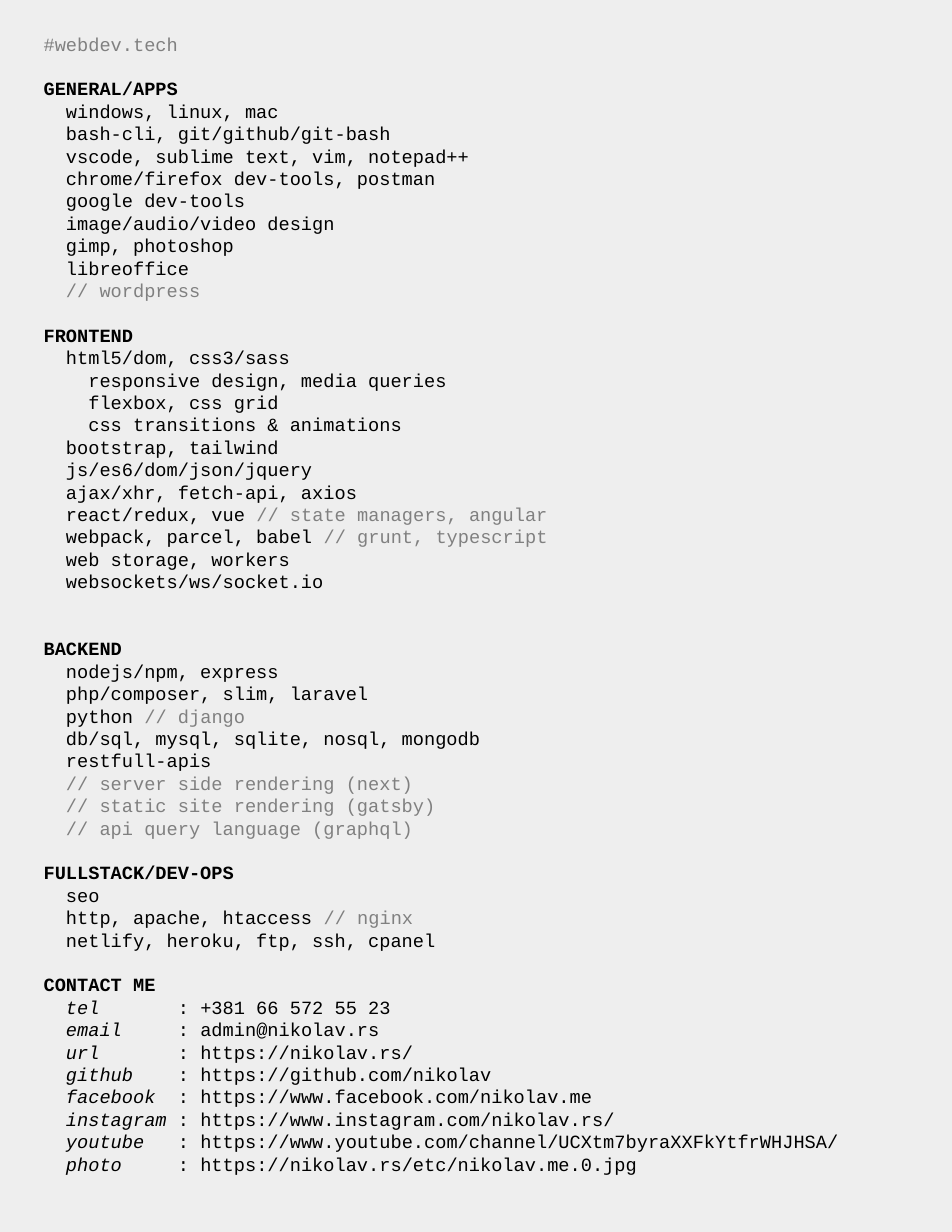
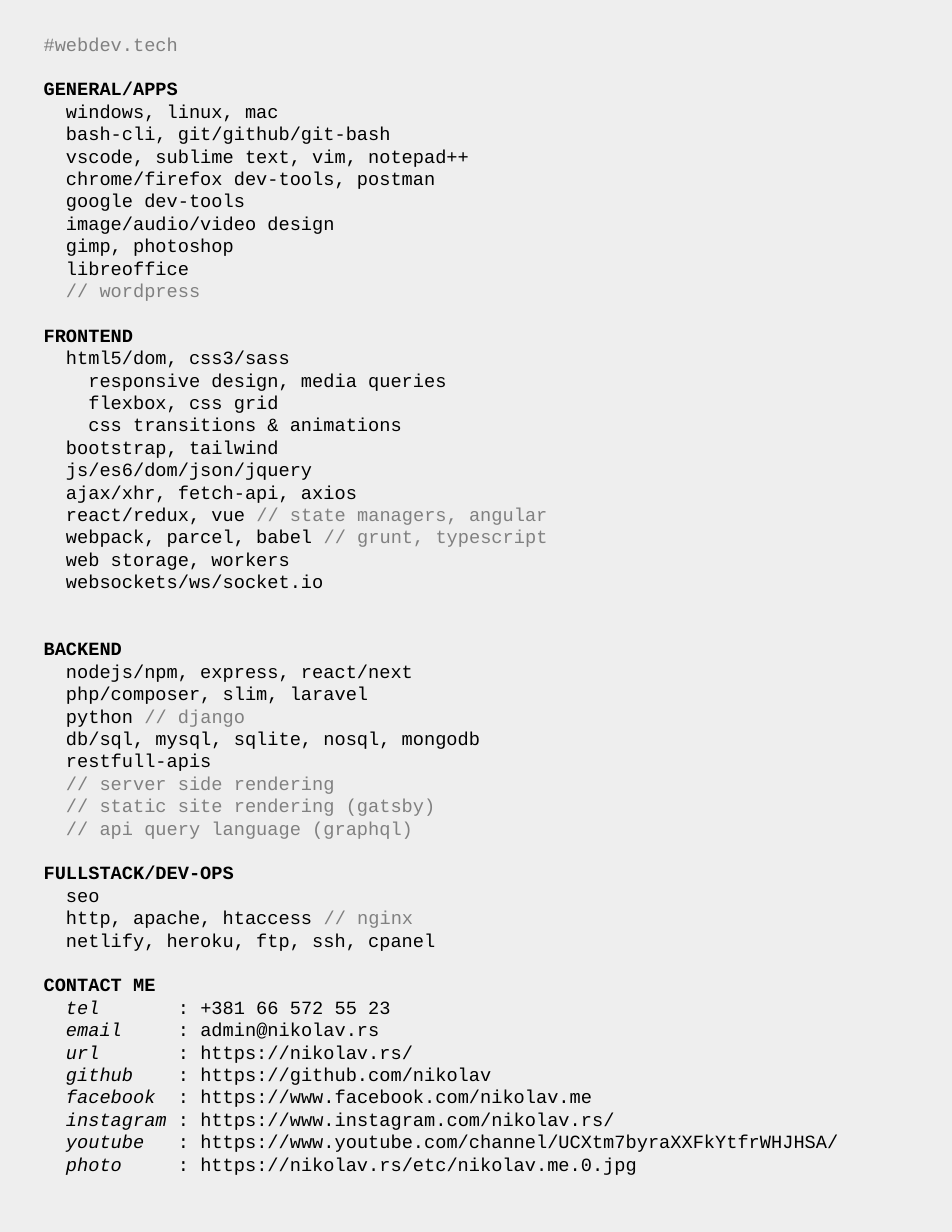
Before and after one commit to nikolav/nikolav.rs, a slide deck: slide 1 of etc/webdev-tech.odp. Drawn at 952x1232 pixels with LibreOffice and Linux fonts; fonts in the diff are those of the drawing. Boxes give left, top, right and bottom in pixels: in the first picture for what was removed or moved away, otherwise in the second. Text is boxed around its words. In the diff, an @@ line names an element or a change of style, - is before the commit and + after.

Commit message:
adds next to bio

```diff
--- a/etc/webdev-tech.odp
+++ b/etc/webdev-tech.odp
@@ text at [66,665,413,682]: text changed @@
-nodejs/npm, express
+nodejs/npm, express, react/next
@@ text at [100,777,335,794]: text changed @@
-// server side rendering (next)
+// server side rendering
```
Also in this commit, not shown: 3 other files.
